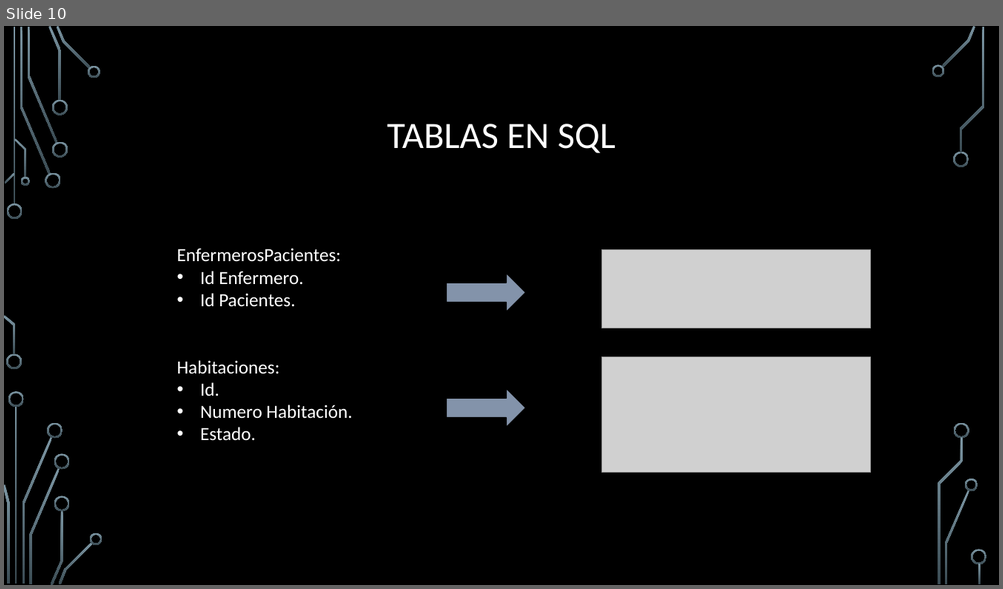
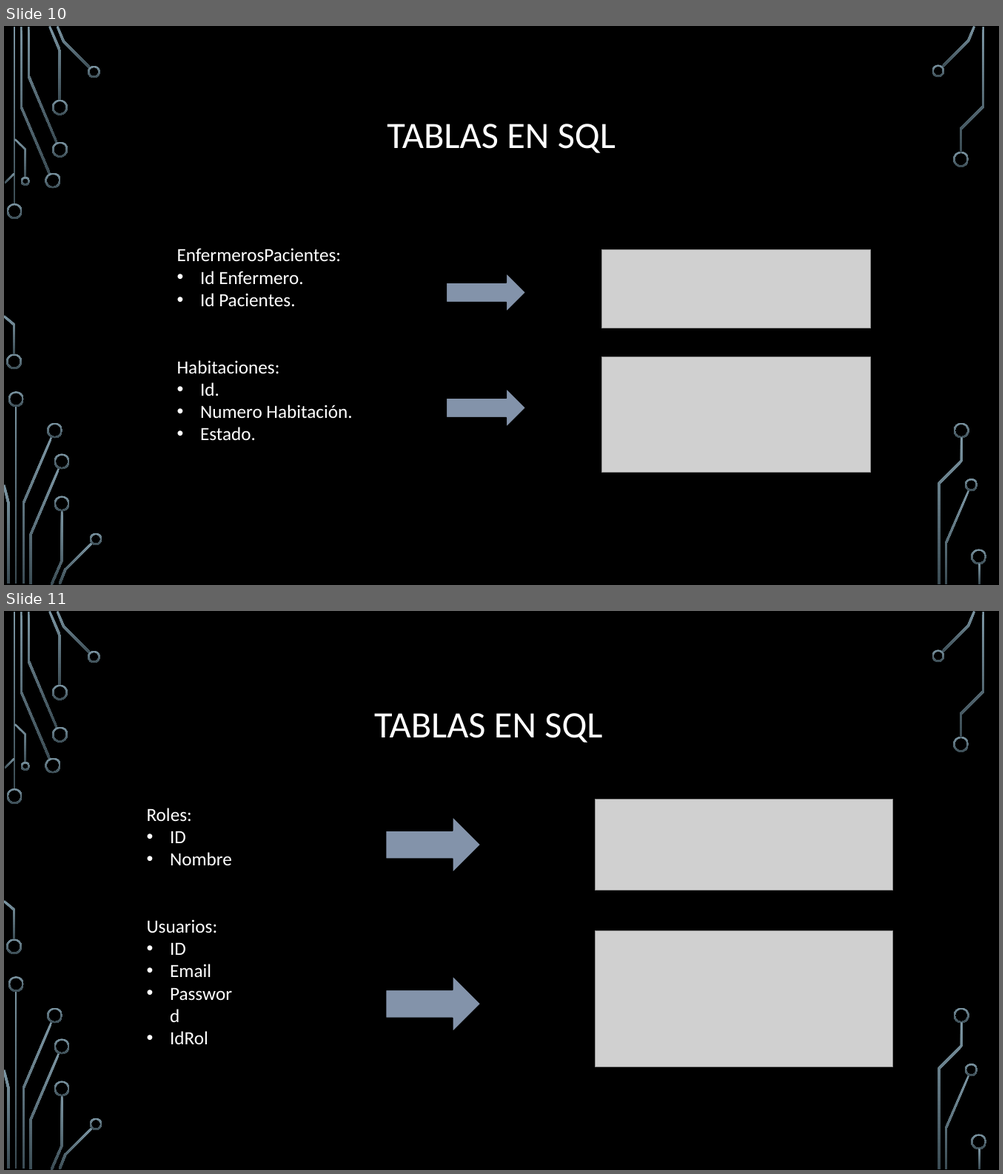
Before and after one commit to JuanEspinosa97/tis_2022_repositorio, a slide deck: doc/Presentación_mitad_de_curso_JuanEspinosayNachoRodriguez.pptx. Shown one above the other, each under a label of ours: slide 10 before the commit, slides 10 and 11 after it. The pictures are 1003x589 and 1003x1174 pixels, drawn with LibreOffice and Linux fonts; fonts in the diff are those of the drawing; grey boxes stand for pictures; background and template pictures are left out. Boxes give left, top, right and bottom in pixels: in the first picture for what was removed or moved away, otherwise in the second. Text is boxed around its words. In the diff, an @@ line names an element or a change of style, - is before the commit and + after.

Commit message:
Añadido tablas DDL que faltaban

```diff
--- a/doc/Presentación_mitad_de_curso_JuanEspinosayNachoRodriguez.pptx
+++ b/doc/Presentación_mitad_de_curso_JuanEspinosayNachoRodriguez.pptx
@@ slide 11 added at [4, 611, 999, 1170], background picture (left out); not listed: 36 template elements that a slide beside it also shows @@
@@ title added at [374, 713, 602, 743], 36 pt, text #FFFFFF @@
+TABLAS EN SQL
@@ text added at [147, 808, 232, 1045], 18 pt, text #FFFFFF @@
+Roles:
+• ID
+• Nombre
+Usuarios:
+• ID
+• Email
+• Password
+• IdRol
@@ picture added at [595, 799, 893, 891] @@
@@ right arrow added at [385, 817, 481, 874], fill #8393AA, outline #000000 1.25 pt @@
@@ picture added at [595, 931, 893, 1068] @@
@@ right arrow added at [385, 976, 481, 1033], fill #8393AA, outline #000000 1.25 pt @@
```
